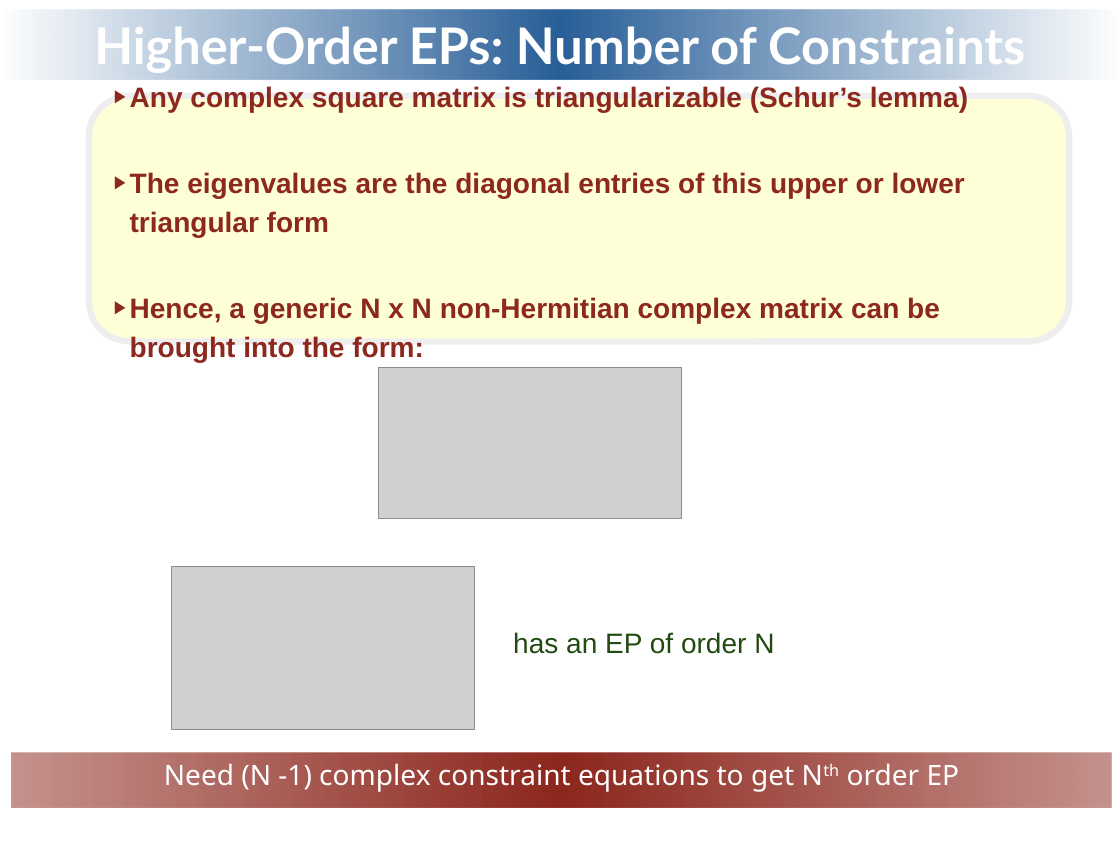
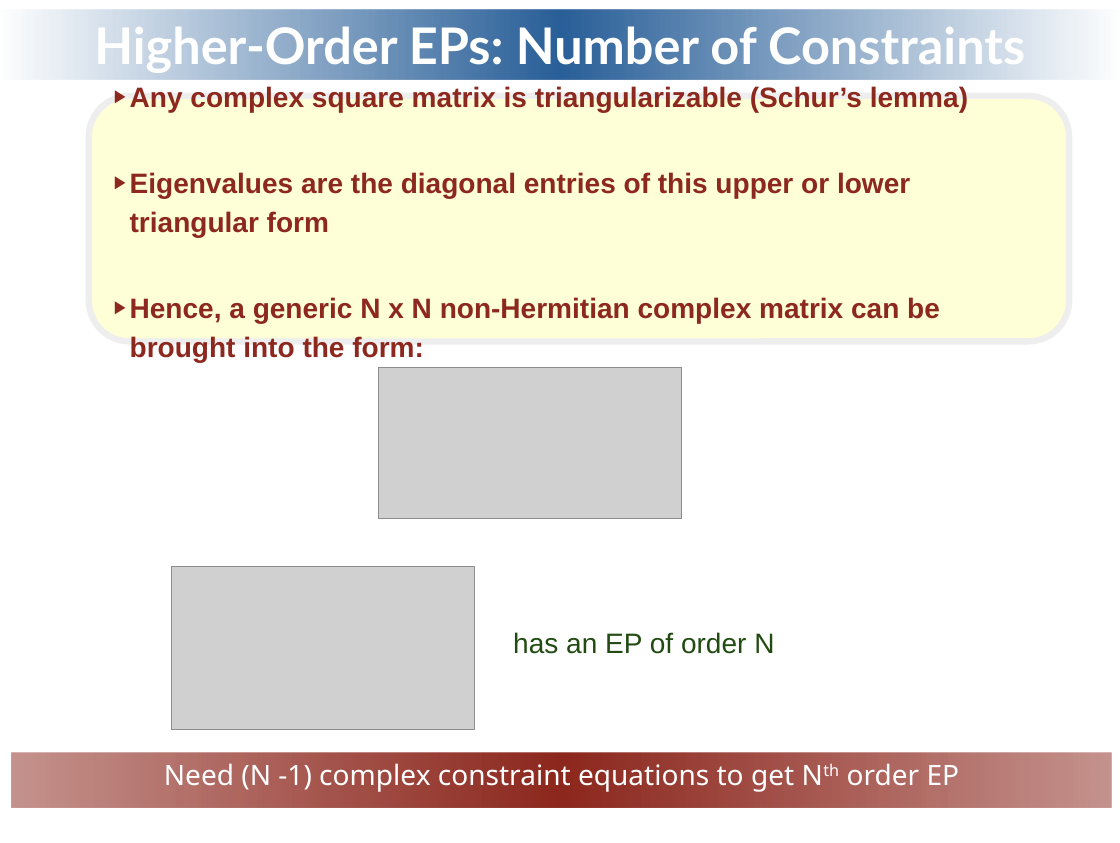
Before and after one commit to ipsita84/Puiseux-series, a slide deck: slide 15 of NH-snu.odp. Drawn at 1120x843 pixels with LibreOffice and Linux fonts; fonts in the diff are those of the drawing; grey boxes stand for pictures; background and template pictures are left out. Boxes give left, top, right and bottom in pixels: in the first picture for what was removed or moved away, otherwise in the second. Text is boxed around its words. In the diff, an @@ line names an element or a change of style, - is before the commit and + after.

```diff
--- a/NH-snu.odp
+++ b/NH-snu.odp
@@ text in rounded rectangle at box(130, 172, 910, 237): text changed @@
-▶ The eigenvalues are the diagonal entries of this upper or lower triangular form
+▶ Eigenvalues are the diagonal entries of this upper or lower triangular form
```
Also in this commit, not shown: 14 other slides changed, 1 other file.
